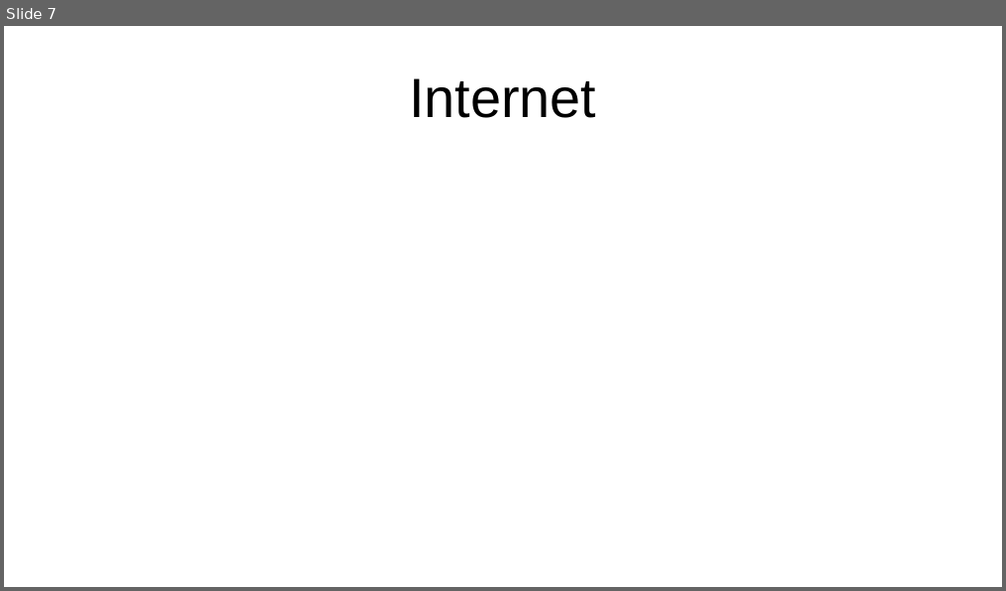
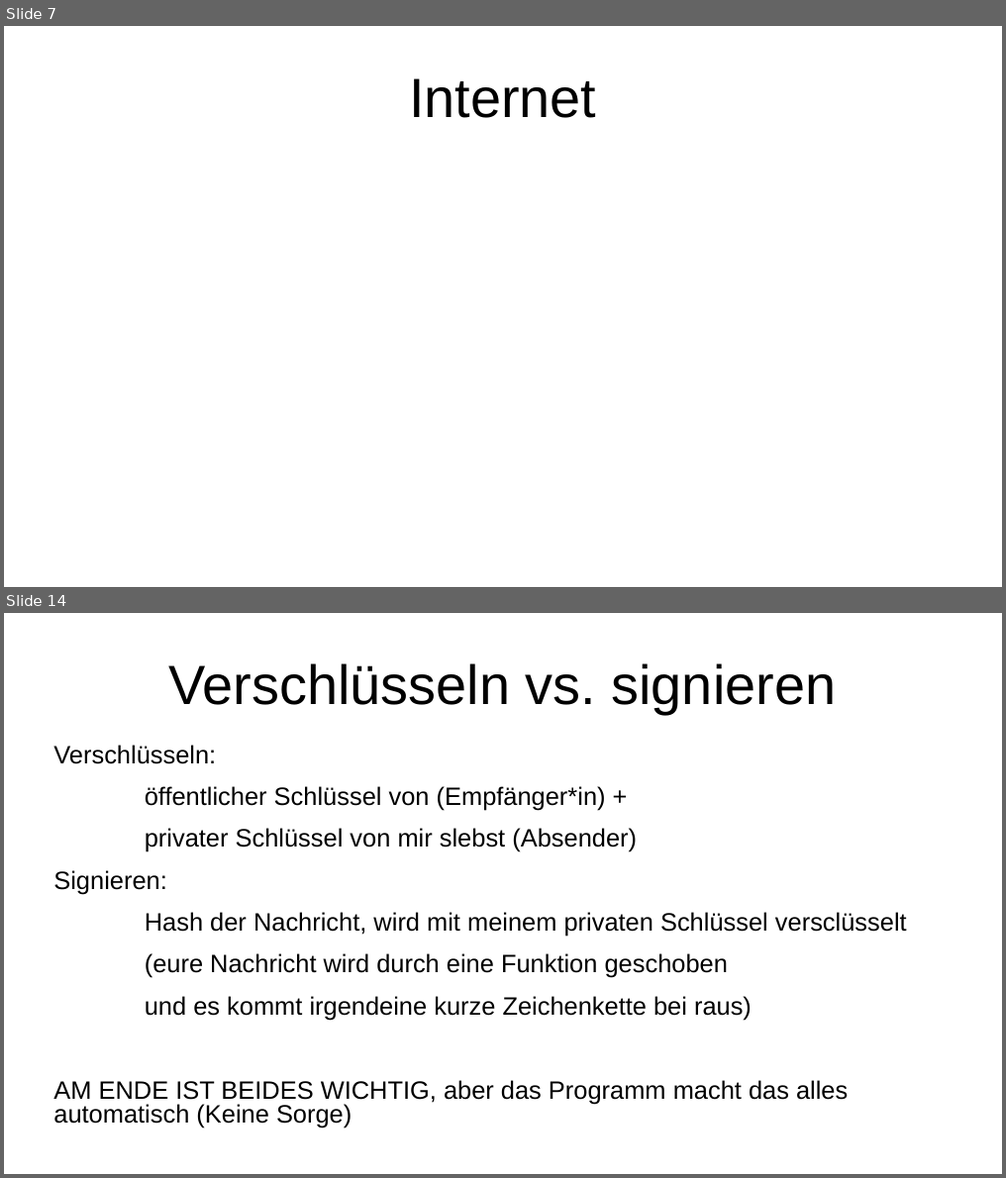
Before and after one commit to binary-bugs/mailVerschluesselung, a slide deck: präsi e-mail verschlüsselung.odp. Shown one above the other, each under a label of ours: slide 7 before the commit, slides 7 and 14 after it; the slides between them are not shown. The pictures are 1006x591 and 1006x1178 pixels, drawn with LibreOffice and Linux fonts; fonts in the diff are those of the drawing. Boxes give left, top, right and bottom in pixels: in the first picture for what was removed or moved away, otherwise in the second. Text is boxed around its words. In the diff, an @@ line names an element or a change of style, - is before the commit and + after.

```diff
--- a/präsi e-mail verschlüsselung.odp
+++ b/präsi e-mail verschlüsselung.odp
@@ slide 14 added at bbox=[4, 613, 1002, 1174], background #FFFFFF @@
@@ title added at bbox=[169, 663, 837, 714], 44 pt, text #000000 @@
+Verschlüsseln vs. signieren
@@ text added at bbox=[54, 745, 907, 1128], 20 pt, text #000000 @@
+Verschlüsseln:
+öffentlicher Schlüssel von (Empfänger*in) +
+privater Schlüssel von mir slebst (Absender)
+Signieren:
+Hash der Nachricht, wird mit meinem privaten Schlüssel versclüsselt
+(eure Nachricht wird durch eine Funktion geschoben
+und es kommt irgendeine kurze Zeichenkette bei raus)
+AM ENDE IST BEIDES WICHTIG, aber das Programm macht das alles automatisch (Keine Sorge)
```
Also in this commit, not shown: 3 slides changed, 10 other slides added, 1 slide removed.
